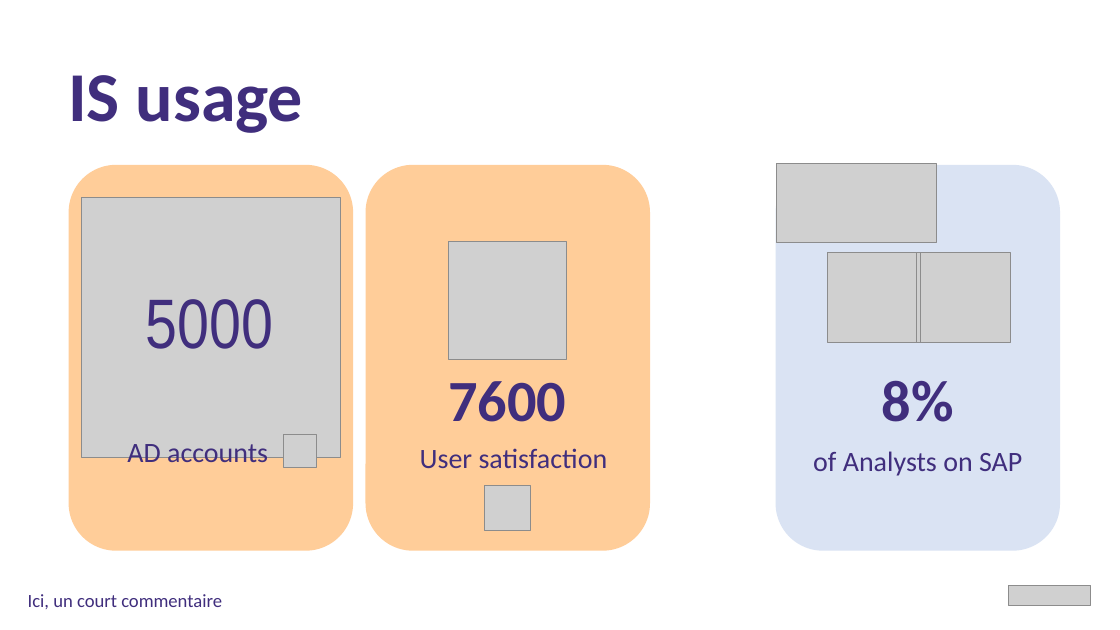
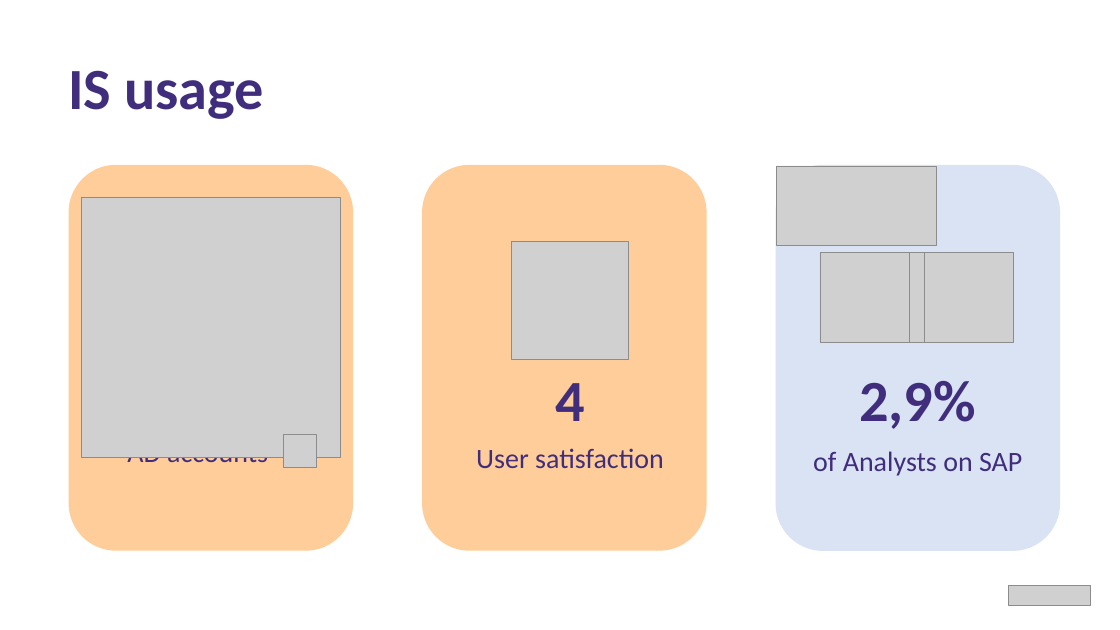
Before and after one commit to Jintus/powerpoint-generator, a slide deck: slide 9 of build/assets/KPI.pptx. Drawn at 1120x630 pixels with LibreOffice and Linux fonts; fonts in the diff are those of the drawing; grey boxes stand for pictures. Boxes give left, top, right and bottom in pixels: in the first picture for what was removed or moved away, otherwise in the second. Text is boxed around its words. In the diff, an @@ line names an element or a change of style, - is before the commit and + after.

```diff
--- a/build/assets/KPI.pptx
+++ b/build/assets/KPI.pptx
@@ text "IS usage" at (68, 70, 264, 119): size 60 to 50 pt @@
@@ rounded rectangle: place and size @@
-rounded rectangle at (365, 165, 650, 550)
+rounded rectangle at (423, 165, 707, 550)
@@ picture: place and size @@
-picture at (449, 242, 566, 360)
+picture at (512, 242, 629, 360)
@@ picture: place and size @@
-picture at (828, 253, 918, 343)
+picture at (820, 253, 910, 343)
@@ text removed at (146, 299, 274, 349) @@
-5000
@@ text at (555, 383, 585, 421): text changed @@
-7600
+4
@@ text at (859, 381, 976, 429): text changed @@
-8%
+2,9%
@@ text "User satisfaction": place and size @@
-text "User satisfaction" at (420, 448, 608, 468)
+text "User satisfaction" at (476, 448, 664, 468)
@@ picture removed at (484, 486, 530, 531) @@
@@ text removed at (28, 594, 222, 609) @@
-Ici, un court commentaire
```
Also in this commit, not shown: 11 other slides changed, 1 slide added, 12 other files.
